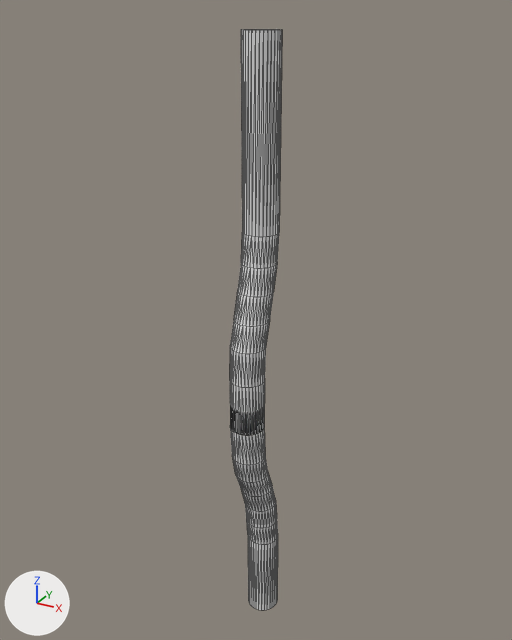
Two versions of the OBJ model project/resources/Course/Course.obj, one commit apart.
Before and after are seen from a 50 mm camera at (1.77, -3.27, 1.13) aimed at (-0.06, 0.05, -0.53). Lighting does not change. The marker at lower left points along +X, +Y and +Z. The picture after the commit comes second. Mesh edges are drawn as thin lines. Where no turn or scale is listed for an object, it has been applied to the vertices.

The first picture shows '円柱'.
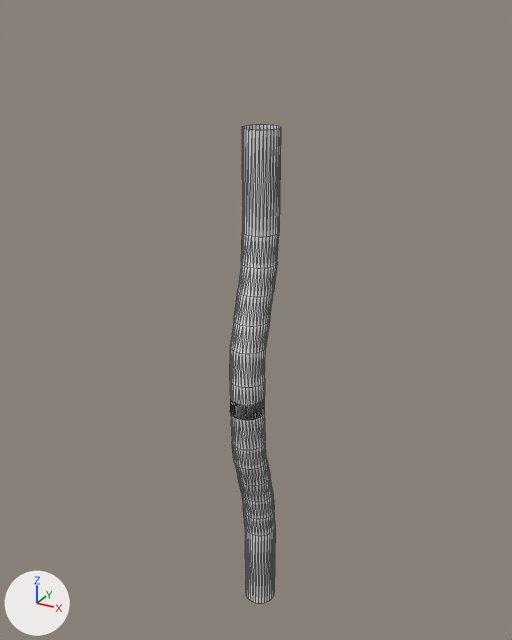
Diff of the bpy script that builds the scene:
```diff
--- a/project/resources/Course/Course.obj.py
+++ b/project/resources/Course/Course.obj.py
@@ me_円柱 @@
 # used by ob_円柱; location = (0.0, 0.0, 0.0)
-me_円柱.from_pydata(...)  # 480 vertices, 896 faces; spans x -0.1..0.1, y -0.26..0.14, z -2.64..1.04
+me_円柱.from_pydata(...)  # 480 vertices, 896 faces; spans x -0.1..0.1, y -0.26..0.1, z -2.53..0.58
+# me_円柱 part 1: all 128 vertices in x -0.1..0.1, y -0.1..0.14, z -2.64..-1.77 are moved by (0.0, -0.04, 0.1)
+# me_円柱 part 2: all 32 vertices in x -0.1..0.1, y -0.15..0.05, z -1.62 are moved by (0.0, -0.03, 0.1)
+# me_円柱 part 3: all 32 vertices in x -0.1..0.1, y -0.21..-0.01, z -1.47 are moved by (0.0, -0.01, 0.1)
+# me_円柱 part 4: all 64 vertices in x -0.1..0.1, y -0.26..-0.05, z -1.33..-1.12 are moved by (0.0, 0.0, 0.1)
+# me_円柱 part 5: all 32 vertices in x -0.1..0.1, y -0.1..0.1, z 1.04 are moved by (0.0, 0.0, -0.46)
```

What differs and where, as boxes (x1, y1, x2, y2) in the pictures (512 x 640 px; the box of a moved part takes in the faces that stretch with it):
'円柱', reshaped (18% shorter)
    before: (230, 29, 282, 610)
    after: (230, 124, 281, 603)
part 1 of me_円柱, moved or reshaped
    before: (245, 503, 278, 610)
    after: (241, 493, 275, 603)
part 2 of me_円柱, moved or reshaped
    before: (242, 486, 276, 511)
    after: (239, 477, 273, 502)
part 3 of me_円柱, moved or reshaped
    before: (232, 456, 272, 496)
    after: (232, 442, 270, 486)
part 4 of me_円柱, moved or reshaped
    before: (230, 381, 265, 465)
    after: (230, 381, 265, 450)
part 5 of me_円柱, moved or reshaped
    before: (241, 29, 282, 237)
    after: (242, 124, 281, 237)
